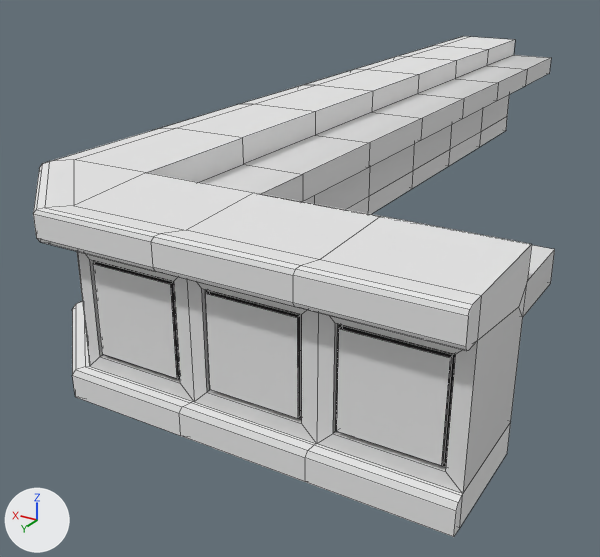
Renders of the FBX model Assets/Hub/Bar_table.fbx from each side of a commit.
Before and after are seen from a 50 mm lens placed at (-7.37, 2.08, 2.62), pointed at (-3.82, -3.85, -0.34). Lighting does not change. The marker at lower left points along +X, +Y and +Z. Mesh edges are drawn as thin lines.

Names of what the first picture shows: 'Bar'.
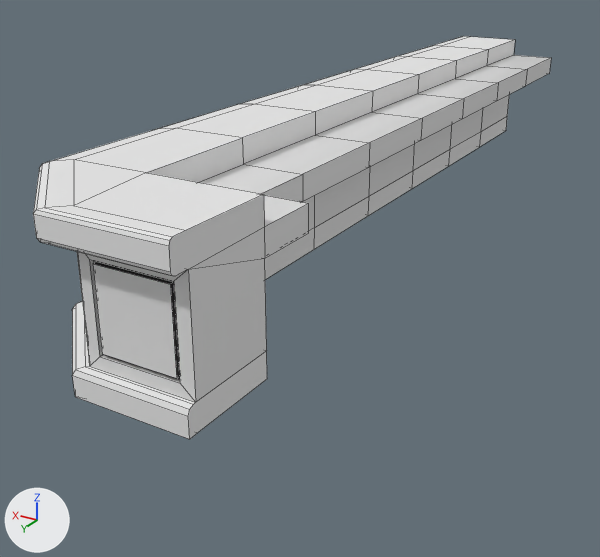
The newer file is also turned or shifted as a whole; pictures and numbers use the older file's frame.

The change, as a list of edits to the scene's bpy script:
```text
Change me_cube_002:
    used by ob_bar; location = (-4.829, -4.929, 0.6)
    remove me_cube_002.from_pydata(...)  # 425 vertices, 417 faces; spans x -1.57..1.57, y -4.07..4.07, z -0.6..0.6
    add me_cube_002.from_pydata(...)  # 350 vertices, 341 faces; spans x -0.04..1.57, y -4.07..4.07, z -0.6..0.6
    me_cube_002 part 1
    93 vertices are removed from x -1.57..0.08, y 2.73..4.07, z -0.6..0.6
    103 faces are deleted
    2 vertices move from x -0.02..0.03, y 3.23..3.93, z -0.4..0.39 to x -0.04..-0.03, y 3.23..3.93, z -0.4..0.39
    18 vertices are added at x -0.04..-0.03, y 2.73..4.07, z -0.6..0.6
    18 new faces join them, mat_brown_bar (white #e7e7e7)
    9 new faces join them, mat_planks_bar (white #e7e7e7)
```

What differs and where, as boxes [x1, y1, x2, y2] in the pictures (600 x 557 px):
'Bar', reshaped (20% shorter): before [33, 36, 555, 537]; after [33, 36, 551, 439]
part 1 of me_cube_002, cut back: before [144, 191, 555, 537]; after [144, 191, 308, 439]
